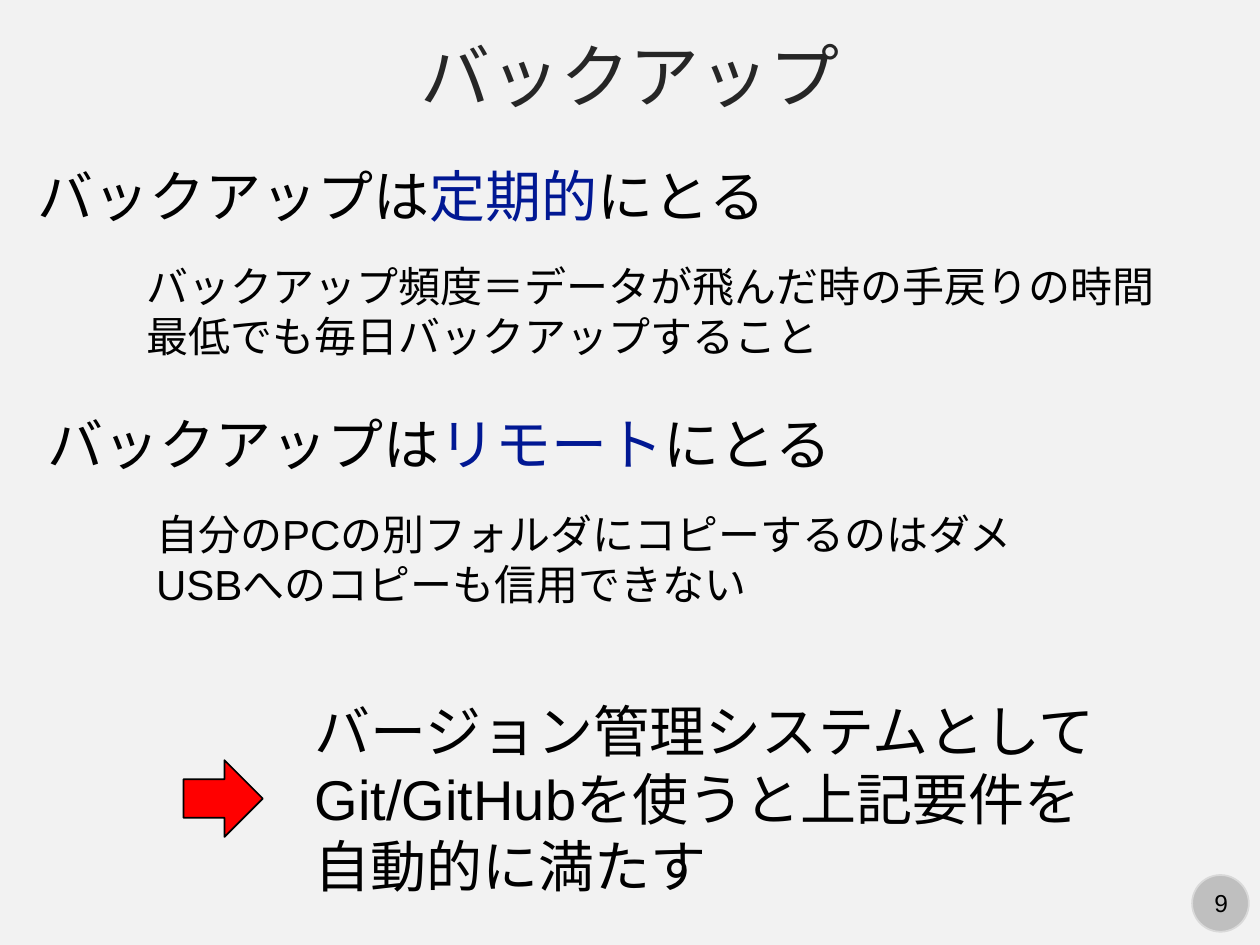
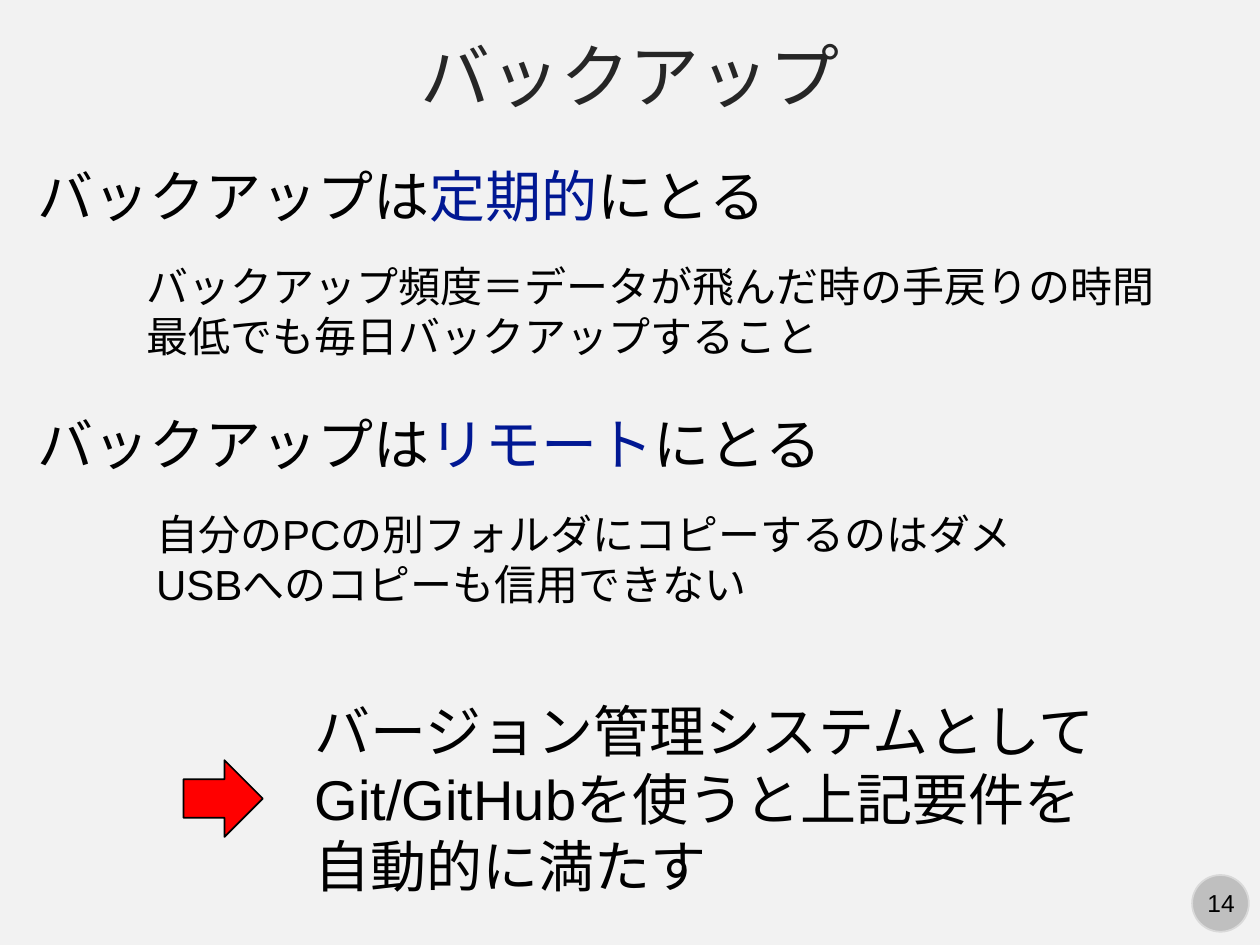
Before and after one commit to kaityo256/github, a slide deck: slide 14 of vcs/fig/slide.pptx (slide 9 before the commit). Drawn at 1260x945 pixels with LibreOffice and Linux fonts; fonts in the diff are those of the drawing. Boxes give left, top, right and bottom in pixels: in the first picture for what was removed or moved away, otherwise in the second. Text is boxed around its words. In the diff, an @@ line names an element or a change of style, - is before the commit and + after.

```diff
--- a/vcs/fig/slide.pptx
+++ b/vcs/fig/slide.pptx
@@ text "バックアップはリモートにとる" moved from (x1=47, y1=418, x2=832, y2=469) to (x1=37, y1=418, x2=822, y2=469) @@
@@ page number at (x1=1207, y1=895, x2=1234, y2=912): text changed @@
-9
+14
```
Also in this commit, not shown: 3 other slides changed, 8 slides added.
